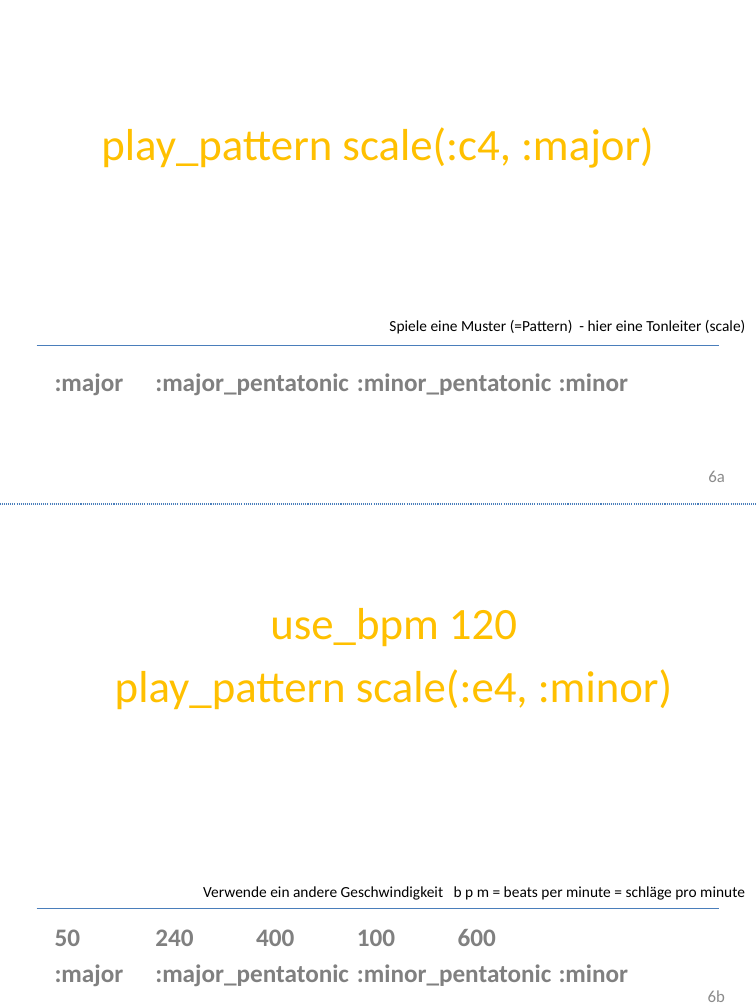
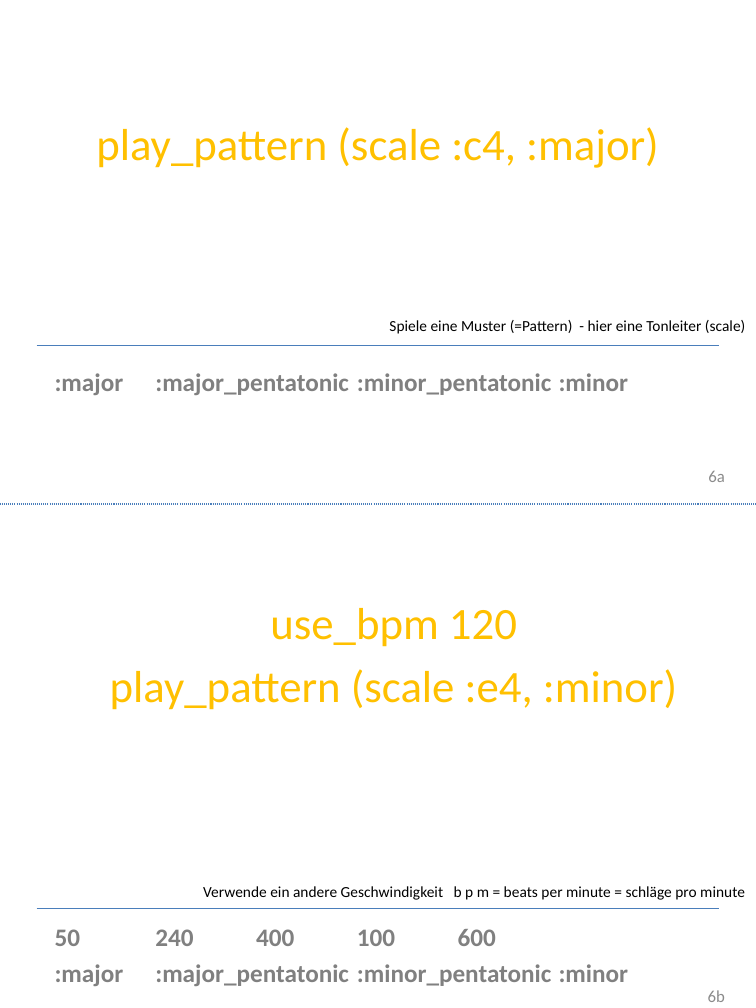
Before and after one commit to Devoxx4KidsDE/SonicPI, a slide deck: slide 6 of documentation/Sonic PI Workshop.pptx. Drawn at 756x1008 pixels with LibreOffice and Linux fonts; fonts in the diff are those of the drawing; background and template pictures are left out. Boxes give left, top, right and bottom in pixels: in the first picture for what was removed or moved away, otherwise in the second. Text is boxed around its words. In the diff, an @@ line names an element or a change of style, - is before the commit and + after.

Commit message:
changed scale according to Sam's advice to reflect the ring idea more

```diff
--- a/documentation/Sonic PI Workshop.pptx
+++ b/documentation/Sonic PI Workshop.pptx
@@ text at [96, 127, 659, 168]: text changed @@
-play_pattern scale(:c4, :major)
+play_pattern (scale :c4, :major)
@@ text at [110, 669, 677, 710]: text changed @@
-play_pattern scale(:e4, :minor)
+play_pattern (scale :e4, :minor)
```
Also in this commit, not shown: 5 other slides changed, 1 other file.
